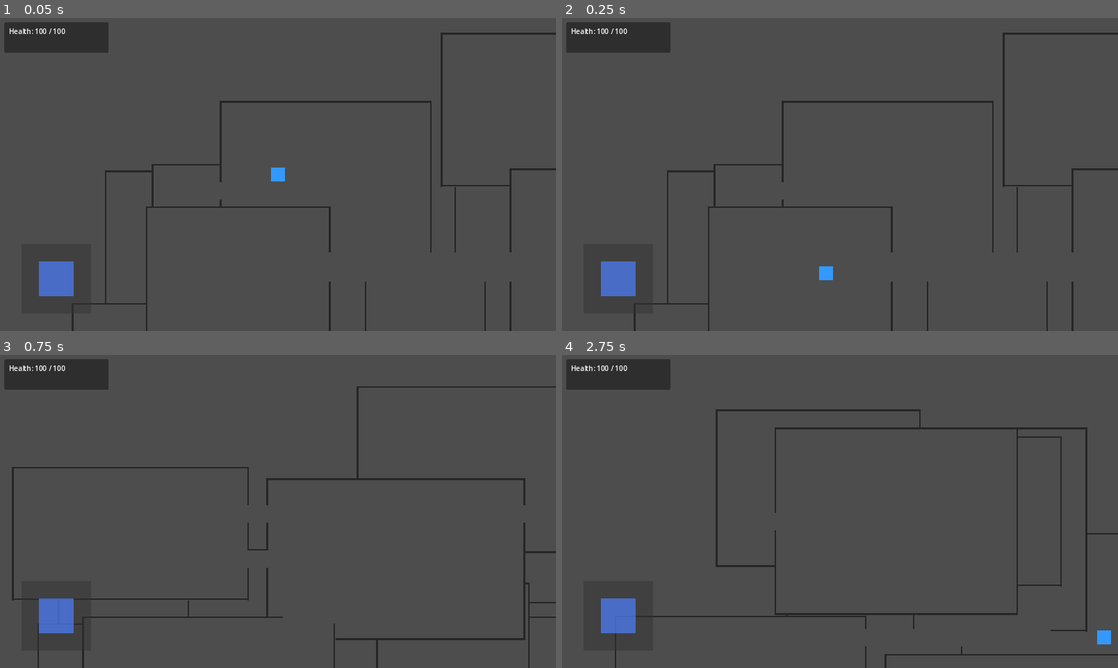
Above: before the commit, frames 1-4 (two rows, left to right).
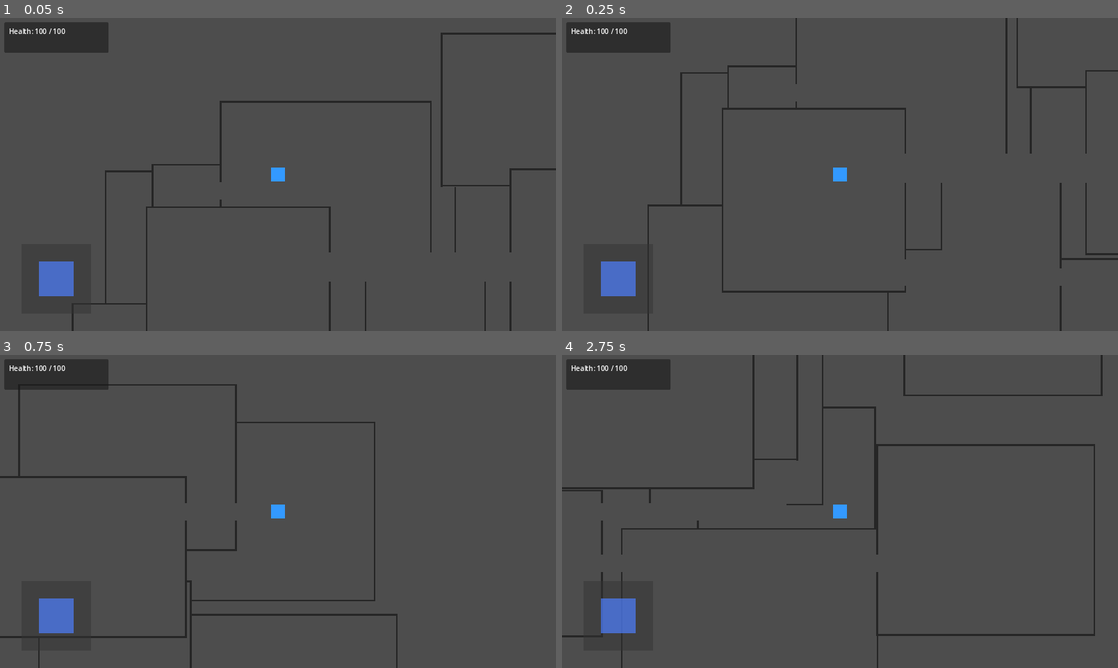
Above: after the commit, the same moments.

Repository: jordan-acosta/roguelite-game
Game: Godot game, scene res://scenes/main.tscn
Two runs of this game, one before a commit and one after it. Both use one fixed random seed, a clock stepped at 60 frames per second and the inputs below.
Inputs (mouse positions are in pixels of both pictures, inside the frame that each line leads up to):
- Up to frame 1 (0.05 s): no input
- Up to frame 2 (0.25 s): no input
- Up to frame 3 (0.75 s): tap Enter (ui_accept) at 0.5 s; move the mouse to (400, 495) at 0.52 s; hold D (move_right) from 0.53 s (still down); click (400, 495) at 0.67 s
- Up to frame 4 (2.75 s): tap Enter (ui_accept) at 0.77, 2 s; release D (move_right) at 1.25 s; drag from (728, 527) to (812, 574) at 1.27 s; move the mouse to (895, 442) at 2.02 s; hold D (move_right) from 2.03 s (still down)

Frame 1 is identical in both runs. In frame 2, 4.1% of the frame differs, in the area x 12-100%, y 0-100%; in frame 3, 3.9%; in frame 4, 5.0%, in the area x 0-100%, y 0-100%.

Commit message:
Add camera following and fullscreen support
Camera improvements:
- Moved Camera2D to be a child of Player node
- Camera now smoothly follows player as they move
- Removed static camera from main scene

Fullscreen/viewport improvements:
- Set window to resizable
- Changed stretch aspect to "expand" for better scaling
- Updated HTML5 canvas resize policy to "adaptive"
- Canvas now fills the browser window properly

The game now has a proper camera that follows the player around
the dungeon, and the viewport scales correctly to fill the screen.

Diff:
--- a/project.godot
+++ b/project.godot
@@ -19,7 +19,9 @@
 
 window/size/viewport_width=1280
 window/size/viewport_height=720
+window/size/resizable=true
 window/stretch/mode="canvas_items"
+window/stretch/aspect="expand"
 
 [input]
 
--- a/scenes/main.tscn
+++ b/scenes/main.tscn
@@ -9,9 +9,6 @@
 [node name="Main" type="Node2D"]
 script = ExtResource("1_main")
 
-[node name="Camera2D" type="Camera2D" parent="."]
-position = Vector2(640, 360)
-
 [node name="DungeonGenerator" type="Node2D" parent="."]
 script = ExtResource("2_dungeon")
 
--- a/scenes/player.tscn
+++ b/scenes/player.tscn
@@ -8,6 +8,10 @@
 [node name="Player" type="CharacterBody2D"]
 script = ExtResource("1_player")
 
+[node name="Camera2D" type="Camera2D" parent="."]
+enabled = true
+zoom = Vector2(1, 1)
+
 [node name="ColorRect" type="ColorRect" parent="."]
 offset_left = -16.0
 offset_top = -16.0
Not shown, changed: export_presets.cfg
Not shown, changed: build/web/index.html
Not shown, changed: build/web/index.pck
Not shown, changed: docs/index.html
Not shown, changed: docs/index.pck
